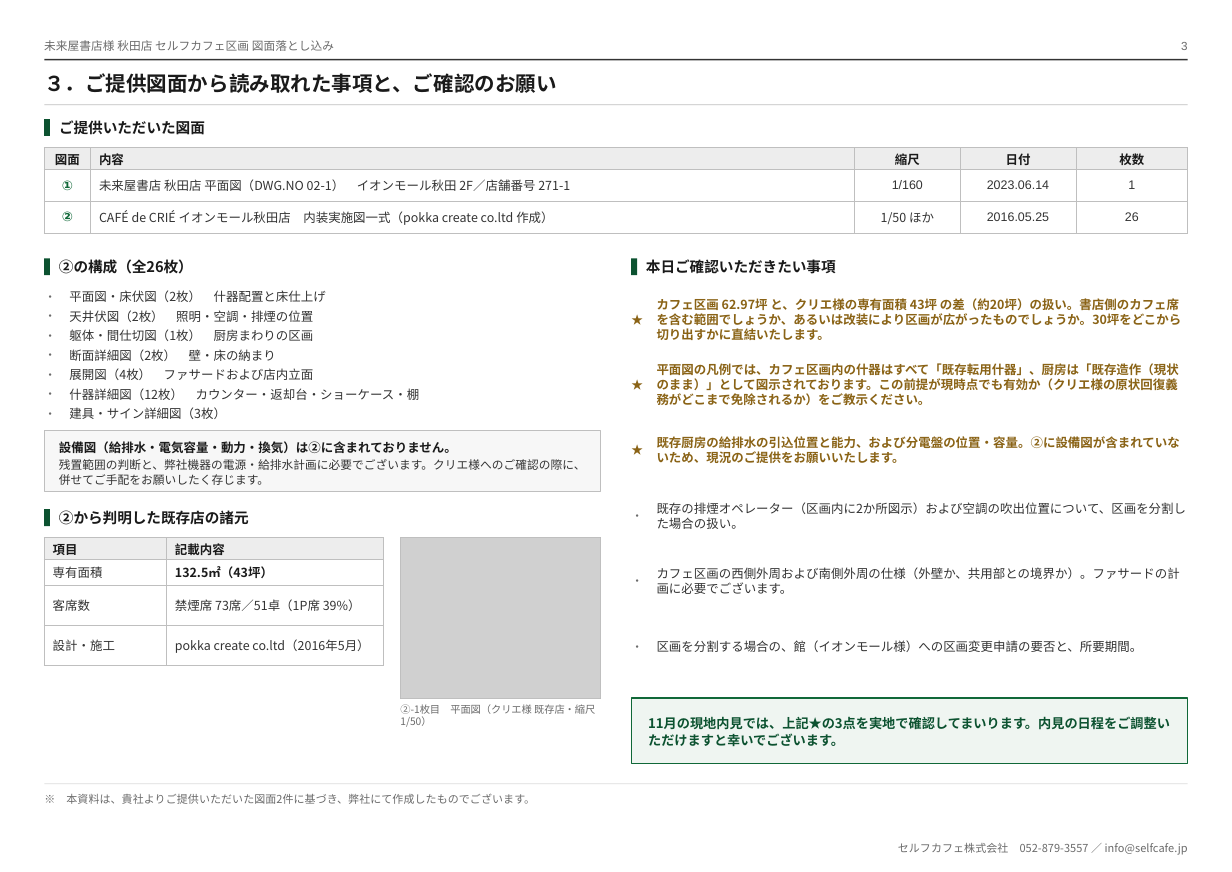
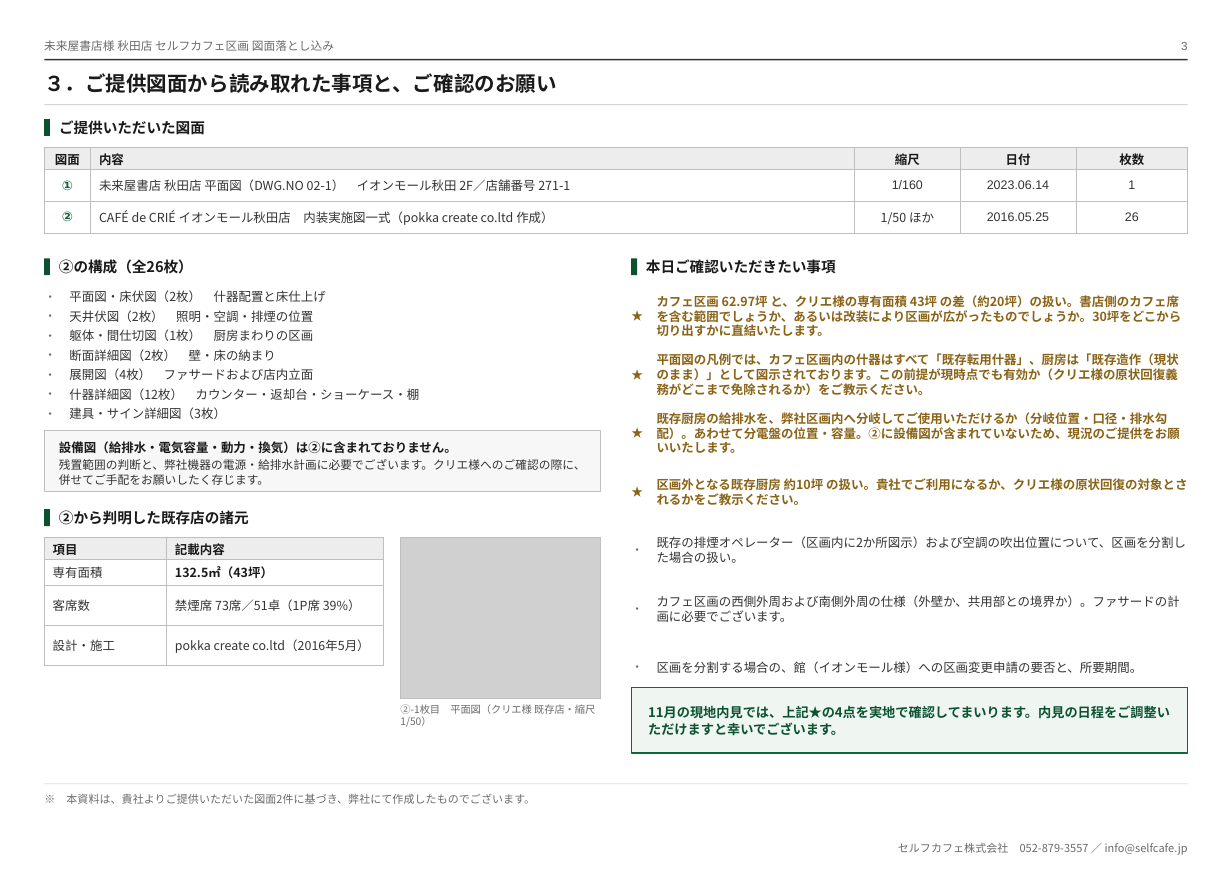
Before and after one commit to a5408071-cmd/suzuki-ceo, a slide deck: slide 3 of selfcafe-miraiya-kickoff-deck/akita-plan-30tsubo.pptx. Drawn at 1232x872 pixels with LibreOffice and Linux fonts; fonts in the diff are those of the drawing; grey boxes stand for pictures. Boxes give left, top, right and bottom in pixels: in the first picture for what was removed or moved away, otherwise in the second. Text is boxed around its words. In the diff, an @@ line names an element or a change of style, - is before the commit and + after.

```diff
--- a/selfcafe-miraiya-kickoff-deck/akita-plan-30tsubo.pptx
+++ b/selfcafe-miraiya-kickoff-deck/akita-plan-30tsubo.pptx
@@ text "★" rewrapped from (x1=631, y1=287, x2=654, y2=352) to (x1=631, y1=287, x2=654, y2=346) @@
@@ text "カフェ区画 62.97坪 と、クリエ様の専有面積 43坪 の差（約20坪）の扱い。書店側のカフェ席を含む範囲でしょうか、 ..." moved from (x1=657, y1=298, x2=1182, y2=340) to (x1=657, y1=295, x2=1182, y2=336) @@
@@ text "★" rewrapped from (x1=631, y1=352, x2=654, y2=417) to (x1=631, y1=345, x2=654, y2=404) @@
@@ text "平面図の凡例では、カフェ区画内の什器はすべて「既存転用什器」、厨房は「既存造作（現状のまま）」として図示されております。 ..." moved from (x1=657, y1=363, x2=1179, y2=405) to (x1=657, y1=353, x2=1179, y2=395) @@
@@ text "★" rewrapped from (x1=631, y1=417, x2=654, y2=483) to (x1=631, y1=404, x2=654, y2=463) @@
@@ text at (x1=657, y1=412, x2=1180, y2=453): text changed @@
-既存厨房の給排水の引込位置と能力、および分電盤の位置・容量。②に設備図が含まれていないため、現況のご提供をお願いいたします。
+既存厨房の給排水を、弊社区画内へ分岐してご使用いただけるか（分岐位置・口径・排水勾配）。あわせて分電盤の位置・容量。②に設備図が含まれていないため、現況のご提供をお願いいたします。
@@ text added at (x1=631, y1=462, x2=654, y2=521), 8 pt, text #8A6316, bold @@
+★
@@ text added at (x1=657, y1=478, x2=1187, y2=505), 8.5 pt, text #8A6316, bold @@
+区画外となる既存厨房 約10坪 の扱い。貴社でご利用になるか、クリエ様の原状回復の対象とされるかをご教示ください。
@@ text "・" moved from (x1=631, y1=579, x2=643, y2=582) to (x1=631, y1=548, x2=643, y2=551) @@
@@ text "既存の排煙オペレーター（区画内に2か所図示）および空調の吹出位置について、区画を分割した場合の扱い。" moved from (x1=657, y1=502, x2=1187, y2=529) to (x1=657, y1=536, x2=1187, y2=563) @@
@@ text "・" moved from (x1=631, y1=645, x2=643, y2=648) to (x1=631, y1=607, x2=643, y2=610) @@
@@ text "カフェ区画の西側外周および南側外周の仕様（外壁か、共用部との境界か）。ファサードの計画に必要でございます。" moved from (x1=657, y1=567, x2=1180, y2=594) to (x1=657, y1=595, x2=1180, y2=622) @@
@@ text "・" moved from (x1=631, y1=514, x2=643, y2=517) to (x1=631, y1=665, x2=643, y2=668) @@
@@ text "区画を分割する場合の、館（イオンモール様）への区画変更申請の要否と、所要期間。" moved from (x1=657, y1=640, x2=1143, y2=652) to (x1=657, y1=661, x2=1143, y2=673) @@
@@ rectangle moved from (x1=631, y1=698, x2=1188, y2=763) to (x1=631, y1=687, x2=1188, y2=752) @@
@@ text at (x1=648, y1=705, x2=1170, y2=736): text changed @@
-11月の現地内見では、上記★の3点を実地で確認してまいります。内見の日程をご調整いただけますと幸いでございます。
+11月の現地内見では、上記★の4点を実地で確認してまいります。内見の日程をご調整いただけますと幸いでございます。
```
Also in this commit, not shown: 2 other slides changed, 4 other files.
